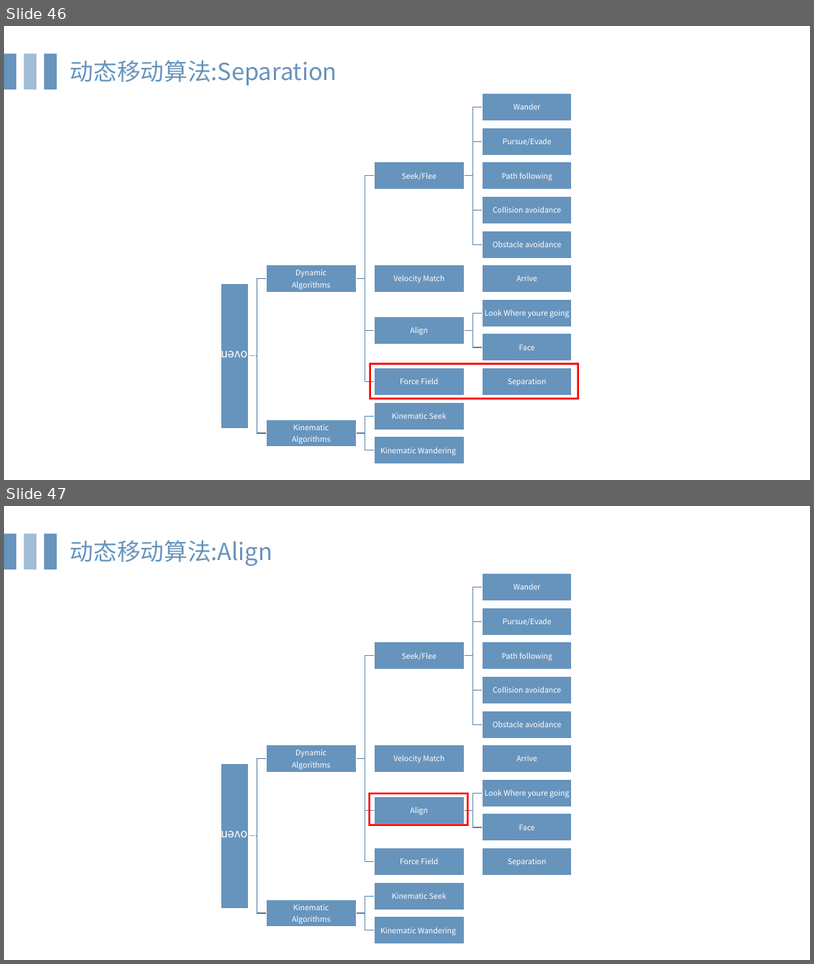
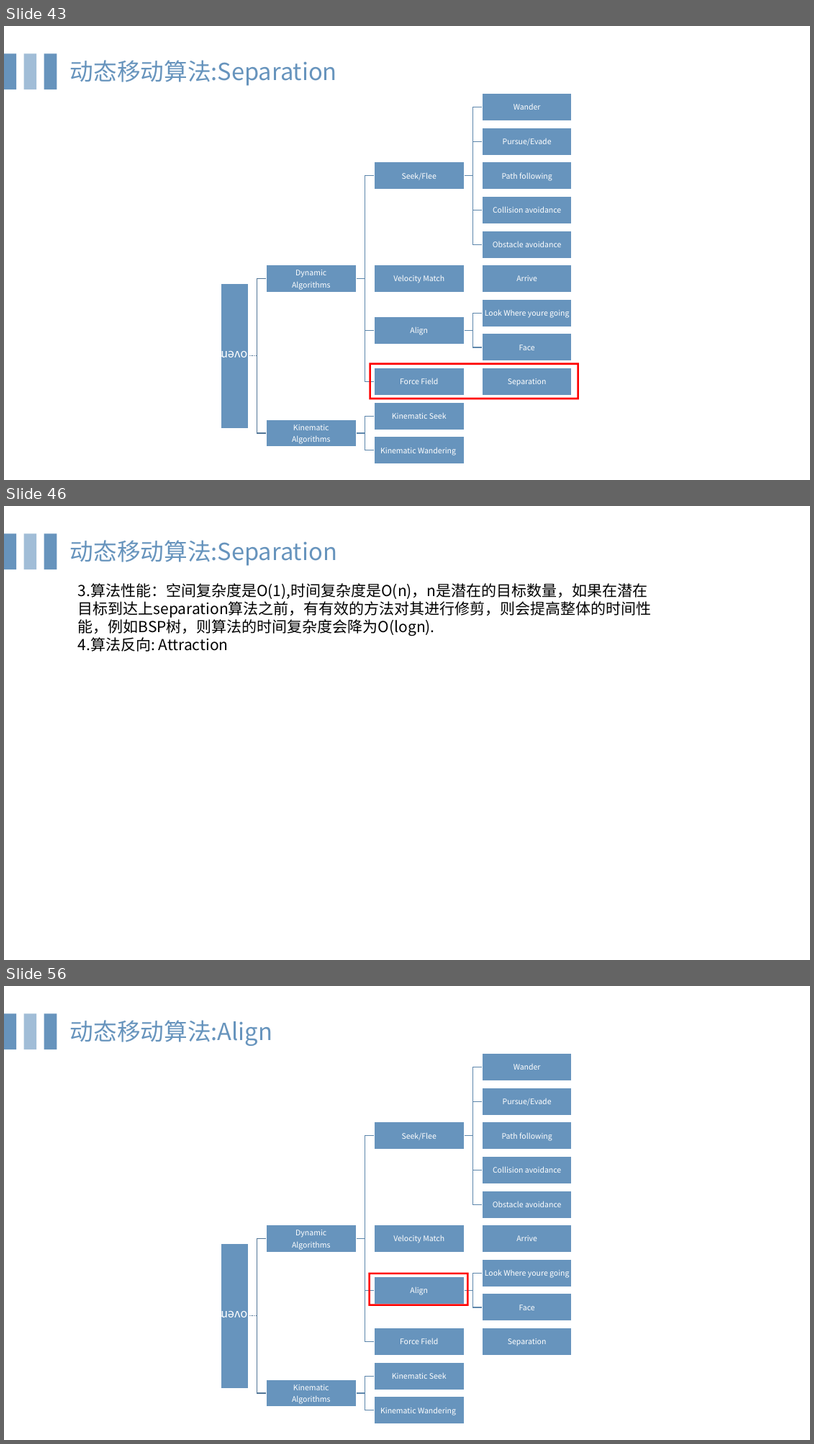
Before and after one commit to HongYD/AIForGames, a slide deck: MovementAI.pptx. Shown one above the other, each under a label of ours: slides 46 and 47 before the commit, slides 43, 46 and 56 after it; the slides between them are not shown. The pictures are 814x964 and 814x1444 pixels, drawn with LibreOffice and Linux fonts; fonts in the diff are those of the drawing. Boxes give left, top, right and bottom in pixels: in the first picture for what was removed or moved away, otherwise in the second. Text is boxed around its words. In the diff, an @@ line names an element or a change of style, - is before the commit and + after.

```diff
--- a/MovementAI.pptx
+++ b/MovementAI.pptx
@@ slide 46 added at [4, 506, 810, 960], background #FFFFFF @@
@@ rectangle added at [4, 534, 16, 569], fill #6794BD @@
@@ rectangle added at [24, 534, 36, 569], fill #A1BDD7 @@
@@ rectangle added at [44, 534, 57, 569], fill #6794BD @@
@@ text added at [70, 540, 337, 566], 28 pt, text #6794BD @@
+动态移动算法:Separation
@@ text added at [78, 583, 652, 651], 18 pt, text #000000 @@
+3.算法性能：空间复杂度是O(1),时间复杂度是O(n)，n是潜在的目标数量，如果在潜在目标到达上separation算法之前，有有效的方法对其进行修剪，则会提高整体的时间性能，例如BSP树，则算法的时间复杂度会降为O(logn).
+4.算法反向: Attraction
@@ freeform shape added at [565, 672, 617, 723], fill #FFFFFF @@
@@ line added from (563, 870) to (730, 870), #FFFFFF 0.5 pt @@
@@ what was slide 46 is now slide 43 @@
@@ what was slide 47 is now slide 56 @@
```
Also in this commit, not shown: 2 slides changed, 10 other slides added, 2 slides removed.
